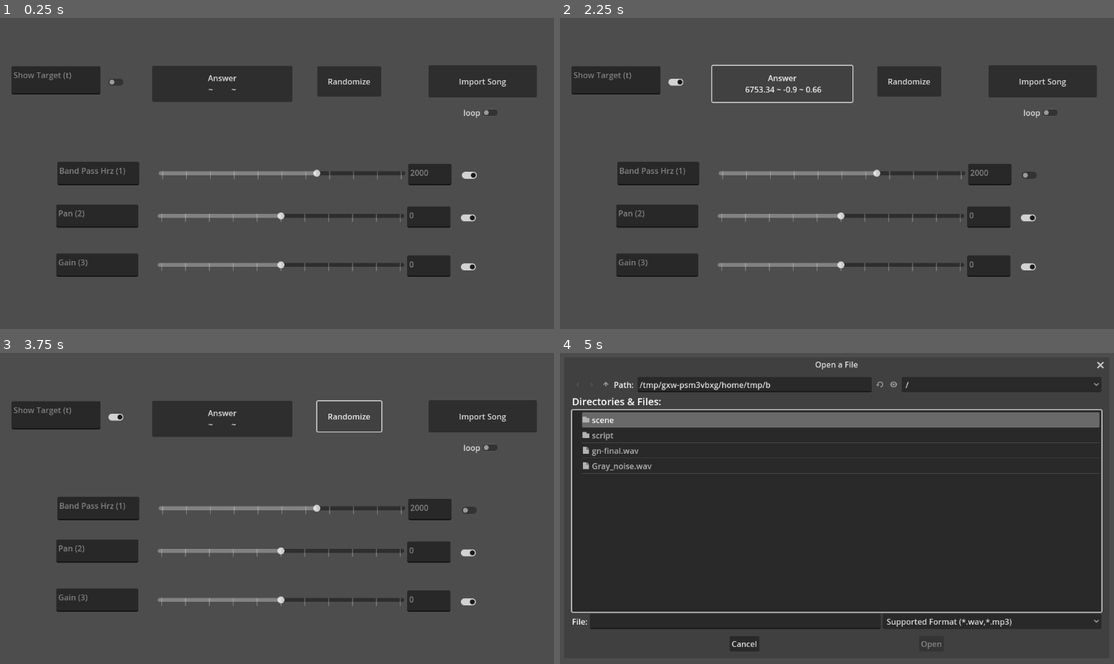
Above: before the commit, frames 1-4 (two rows, left to right).
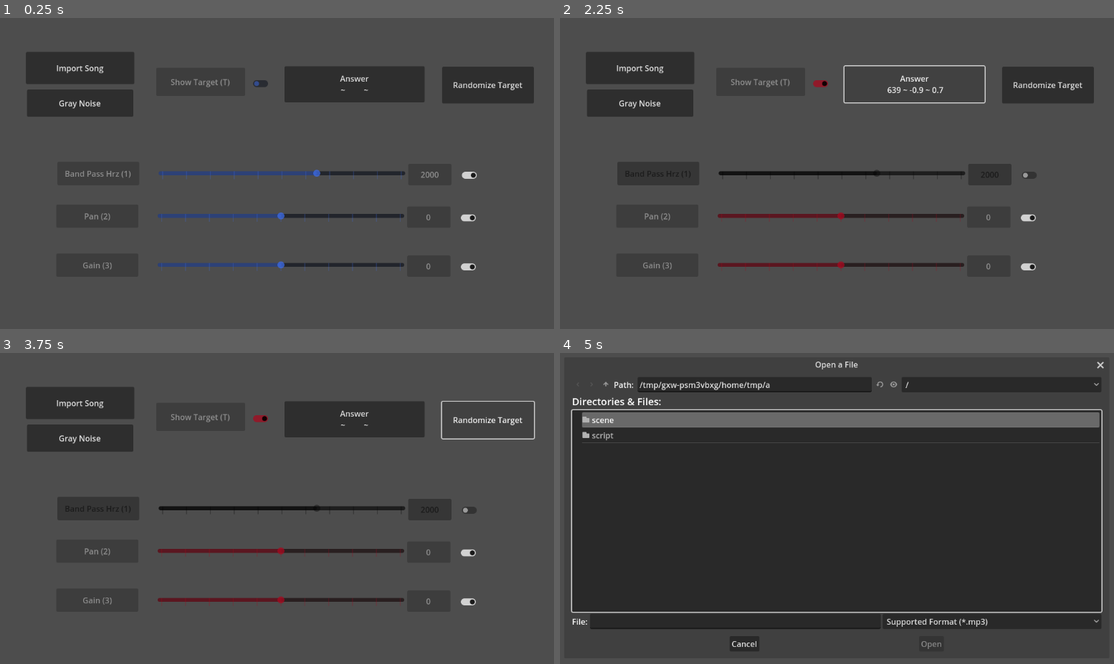
Above: after the commit, the same moments.

Repository: pbagnoud/OpenEarTrainer
Game: Godot game, scene res://scene/main.tscn
Two runs of this game, one before a commit and one after it. Both use one fixed random seed, a clock stepped at 60 frames per second and the inputs below. Sound files missing from this copy of the repository are replaced by a short silence.
Inputs (mouse positions are in pixels of both pictures, inside the frame that each line leads up to; where the layout moved, square brackets give the same spot in the first picture):
- Up to frame 1 (0.25 s): no input
- Up to frame 2 (2.25 s): click (1030, 176) at 0.52 s; click (820, 83) [676, 83] at 1.25 s; click "Answer ~ ~" at 2 s
- Up to frame 3 (3.75 s): click "Answer 6753.34 ~ -0.9 ~ 0.66" (after the commit: "Answer 639 ~ -0.9 ~ 0.7") at 2.75 s; click "Randomize" (after the commit: "Randomize Target") at 3.5 s
- Up to frame 4 (5 s): click "Import Song" at 4.25 s

The runs differ from the first frame. In frame 1, 9.3% of the frame differs, in the area x 2-97%, y 11-84%; in frame 2, 7.1%; in frame 3, 9.2%; in frame 4, 0.5%.

Commit message:
UI and randomness improvement
-add colors to the slidder
-better buttons placement
-add a pause feature
-stop track when loading another track
-disable slidder when effect is disable
-better parameters step for the sliders
-change the randomness function of the frequencies to better match ear range

Diff:
--- a/Filter.gd
+++ b/Filter.gd
@@ -8,13 +8,27 @@
 @export var min_value : float
 @export var max_value : float
 @export var value: float
+@onready var slider = $HSlider
+@onready var sl_value = $HSlider/ValueBox
+@onready var sl_name = $HSlider/NameBox
+@onready var check = $CheckButton
+@export var step : float = 0.01
+@export var channel_target = false:
+	set(new_value):
+		channel_target = new_value
+		if not new_value:
+			$HSlider.self_modulate = "3d6ce8"
+		else:
+			$HSlider.self_modulate = "a7091f"
 # Called when the node enters the scene tree for the first time.
 func _ready():
-	$HSlider.min_value = min_value
-	$HSlider.max_value = max_value
-	$HSlider.value = value
-	$HSlider.exp_edit = exp_edit
-	$TextEdit.text = effect
+	slider.step = step
+	slider.min_value = min_value
+	slider.max_value = max_value
+	slider.value = value
+	slider.exp_edit = exp_edit
+	sl_name.text = effect
+
 
 
 # Called every frame. 'delta' is the elapsed time since the previous frame.
@@ -22,15 +36,24 @@
 	pass
 
 func _on_key_toggled():
-	$CheckButton.set_pressed(not $CheckButton.is_pressed())
+	check.set_pressed(not check.is_pressed())
+
+
+func _on_main_channel_changed(is_target):
+	channel_target = is_target
 
 
 func _on_h_slider_value_changed(value_slide):
-	$TextEdit2.text = str(value_slide)
+	sl_value.text = str(value_slide)
 	value_changed.emit(value_slide)
 
 
 
 
 func _on_check_button_toggled(button_pressed):
+	slider.editable = button_pressed
+	if not button_pressed:
+		slider.modulate ="000000"
+	else:
+		slider.modulate = "ffffff"
 	enable_effect.emit(button_pressed)
--- a/project.godot
+++ b/project.godot
@@ -12,7 +12,7 @@
 
 config/name="OpenEarTrainer"
 run/main_scene="res://scene/main.tscn"
-config/features=PackedStringArray("4.0", "GL Compatibility")
+config/features=PackedStringArray("4.2", "GL Compatibility")
 config/icon="res://icon.svg"
 
 [input]
--- a/scene/main.tscn
+++ b/scene/main.tscn
@@ -1,8 +1,7 @@
-[gd_scene load_steps=4 format=3 uid="uid://crlht0weng47x"]
+[gd_scene load_steps=3 format=3 uid="uid://crlht0weng47x"]
 
 [ext_resource type="PackedScene" uid="uid://b5myvjikpkkoe" path="res://script/filter.tscn" id="1_1imb5"]
 [ext_resource type="Script" path="res://script/main.gd" id="1_ni1r3"]
-[ext_resource type="AudioStream" uid="uid://6x0elijr2org" path="res://gn-final.wav" id="3_8aghv"]
 
 [node name="Main" type="Control"]
 layout_mode = 3
@@ -28,6 +27,7 @@
 min_value = 30.0
 max_value = 20000.0
 value = 2000.0
+step = 1.0
 
 [node name="Panner" parent="." instance=ExtResource("1_1imb5")]
 layout_mode = 1
@@ -48,45 +48,46 @@
 effect = "Gain (3)"
 min_value = -10.0
 max_value = 10.0
+step = 0.1
 
 [node name="Track" type="AudioStreamPlayer" parent="."]
-stream = ExtResource("3_8aghv")
 autoplay = true
 mix_target = 2
 bus = &"Convert_to_mono"
 
 [node name="CheckTarget" type="CheckButton" parent="."]
+self_modulate = Color(0.239216, 0.423529, 0.909804, 1)
 layout_mode = 0
-offset_left = 214.0
-offset_top = 126.0
-offset_right = 258.0
-offset_bottom = 150.0
+offset_left = 505.0
+offset_top = 129.0
+offset_right = 549.0
+offset_bottom = 153.0
 
-[node name="Show Target" type="TextEdit" parent="CheckTarget"]
+[node name="Show Target" type="Button" parent="CheckTarget"]
 layout_mode = 0
 offset_left = -188.0
 offset_top = -20.0
 offset_right = -9.0
 offset_bottom = 37.0
-text = "Show Target (t)"
-editable = false
+disabled = true
+text = "Show Target (T)"
 
 [node name="Answer" type="Button" parent="."]
 layout_mode = 0
-offset_left = 309.0
-offset_top = 105.0
-offset_right = 591.0
-offset_bottom = 178.0
+offset_left = 575.0
+offset_top = 106.0
+offset_right = 857.0
+offset_bottom = 179.0
 text = "Answer
 ~         ~"
 
 [node name="Randomize" type="Button" parent="."]
 layout_mode = 0
-offset_left = 641.0
-offset_top = 106.0
-offset_right = 770.0
-offset_bottom = 167.0
-text = "Randomize"
+offset_left = 892.0
+offset_top = 107.0
+offset_right = 1077.0
+offset_bottom = 181.0
+text = "Randomize Target"
 
 [node name="ImageLoader" type="Button" parent="."]
 layout_mode = 1
@@ -95,10 +96,10 @@
 anchor_top = 0.081
 anchor_right = -0.036
 anchor_bottom = 0.081
-offset_left = 906.472
-offset_top = 51.512
-offset_right = 1124.47
-offset_bottom = 116.512
+offset_left = 96.472
+offset_top = 24.512
+offset_right = 314.47
+offset_bottom = 89.512
 text = "Import Song"
 
 [node name="FileDialog" type="FileDialog" parent="ImageLoader"]
@@ -108,17 +109,30 @@
 ok_button_text = "Ouvrir"
 file_mode = 0
 access = 2
-filters = PackedStringArray("*.wav,*.mp3; Supported Format")
+filters = PackedStringArray("*.mp3; Supported Format")
 
 [node name="Loop" type="CheckButton" parent="."]
+visible = false
 layout_mode = 1
 anchors_preset = -1
 offset_left = 929.0
 offset_top = 184.0
 offset_right = 1011.0
 offset_bottom = 215.0
+button_pressed = true
 text = "loop"
 
+[node name="GrayNoise" type="Button" parent="."]
+layout_mode = 0
+offset_left = 57.0
+offset_top = 153.0
+offset_right = 271.0
+offset_bottom = 208.0
+text = "Gray Noise"
+
+[connection signal="channel_changed" from="." to="BandPass" method="_on_main_channel_changed"]
+[connection signal="channel_changed" from="." to="Panner" method="_on_main_channel_changed"]
+[connection signal="channel_changed" from="." to="Gain" method="_on_main_channel_changed"]
 [connection signal="toggle1" from="." to="BandPass" method="_on_key_toggled"]
 [connection signal="toggle2" from="." to="Panner" method="_on_key_toggled"]
 [connection signal="toggle3" from="." to="Gain" method="_on_key_toggled"]
@@ -135,3 +149,4 @@
 [connection signal="pressed" from="ImageLoader" to="." method="_on_image_loader_pressed"]
 [connection signal="file_selected" from="ImageLoader/FileDialog" to="." method="_on_file_dialog_file_selected"]
 [connection signal="toggled" from="Loop" to="." method="_on_loop_toggled"]
+[connection signal="pressed" from="GrayNoise" to="." method="_on_gray_noise_pressed"]
--- a/script/filter.tscn
+++ b/script/filter.tscn
@@ -12,33 +12,34 @@
 script = ExtResource("1_187uu")
 
 [node name="HSlider" type="HSlider" parent="."]
+self_modulate = Color(0.239216, 0.423529, 0.909804, 1)
 layout_mode = 0
 offset_left = 229.0
 offset_top = 5.0
 offset_right = 725.0
 offset_bottom = 55.0
-step = 0.001
-value = 100.0
+step = 0.01
+value = 50.0
 allow_greater = true
 allow_lesser = true
 tick_count = 11
 ticks_on_borders = true
 
-[node name="TextEdit" type="TextEdit" parent="."]
+[node name="ValueBox" type="Button" parent="HSlider"]
 layout_mode = 0
-offset_left = 25.0
-offset_top = 7.0
-offset_right = 190.0
-offset_bottom = 54.0
-editable = false
+offset_left = 502.0
+offset_top = 6.0
+offset_right = 589.0
+offset_bottom = 49.0
+disabled = true
 
-[node name="TextEdit2" type="TextEdit" parent="."]
+[node name="NameBox" type="Button" parent="HSlider"]
 layout_mode = 0
-offset_left = 731.0
-offset_top = 11.0
-offset_right = 818.0
-offset_bottom = 54.0
-editable = false
+offset_left = -204.0
+offset_top = 2.0
+offset_right = -39.0
+offset_bottom = 49.0
+disabled = true
 
 [node name="CheckButton" type="CheckButton" parent="."]
 layout_mode = 0
--- a/script/main.gd
+++ b/script/main.gd
@@ -7,8 +7,15 @@
 var current_pan = AudioEffectPanner.new()
 var target_gain = AudioEffectAmplify.new()
 var current_gain = AudioEffectAmplify.new()
-var loop = false
-signal toggle1; signal toggle2; signal toggle3
+var loop = true
+signal toggle1; signal toggle2; signal toggle3; signal channel_changed(is_target)
+var gray_noise_playing: bool = false:
+	set(value):
+		gray_noise_playing = value
+		if value:
+			$GrayNoise.text = "Pause"
+		else:
+			$GrayNoise.text = "Gray Noise"
 # Called when the node enters the scene tree for the first time.
 func _ready():
 	$Track.play()
@@ -22,9 +29,10 @@
 	randomize_parameters()
 
 func randomize_parameters():
-	target_bandpass.cutoff_hz = 19970*(pow(2,randf())-1) + 30
-	target_pan.pan = 2*randf() - 1
-	target_gain.volume_db = 20 * randf() - 10
+	var x = randf()
+	target_bandpass.cutoff_hz = snapped(19970*((pow(700,x)-1)/699-0.04*x*(x-1)) + 30,$BandPass.step)
+	target_pan.pan = snapped(2*randf() - 1,$Panner.step)
+	target_gain.volume_db = snapped(20 * randf() - 10, $Gain.step)
 	$Answer.text = "Answer\n~         ~"
 	print(target_bandpass.cutoff_hz,target_pan.pan, target_gain.volume_db)
 
@@ -56,6 +64,8 @@
 
 func _on_check_button_toggled(button_pressed):
 	print(button_pressed)
+	channel_changed.emit(button_pressed)
+	color_CheckTarget(button_pressed)
 	if button_pressed:
 		AudioServer.set_bus_send(3, "Target")
 	else:
@@ -63,7 +73,7 @@
 
 
 func _on_button_pressed():
-	$Answer.text = "Answer  \n " + str(snapped(target_bandpass.cutoff_hz,0.01)) + " ~ " + str(snapped(target_pan.pan,0.01)) + " ~ " +str(snapped(target_gain.volume_db,0.01))
+	$Answer.text = "Answer  \n " + str(snapped(target_bandpass.cutoff_hz,1)) + " ~ " + str(snapped(target_pan.pan,0.01)) + " ~ " +str(snapped(target_gain.volume_db,0.01))
 
 
 func _on_randomize_pressed():
@@ -71,6 +81,8 @@
 
 
 func _on_image_loader_pressed():
+	$Track.stop()
+	gray_noise_playing = false
 	$ImageLoader/FileDialog.popup()
 
 
@@ -87,6 +99,11 @@
 	$Track.play()
 
 
+func color_CheckTarget(is_target):
+	if not is_target:
+		$CheckTarget.self_modulate = "3d6ce8"
+	else:
+		$CheckTarget.self_modulate = "a7091f"
 
 func add_Bandpass():
 	AudioServer.add_bus_effect(1, target_bandpass)
@@ -125,3 +142,13 @@
 func _on_track_finished():
 	if loop:
 		$Track.play()
+
+
+func _on_gray_noise_pressed():
+	if gray_noise_playing:
+		$Track.stop()
+		gray_noise_playing = false
+	else:
+		$Track.stream = load("res://Gray_noise.wav")
+		$Track.play()
+		gray_noise_playing = true
